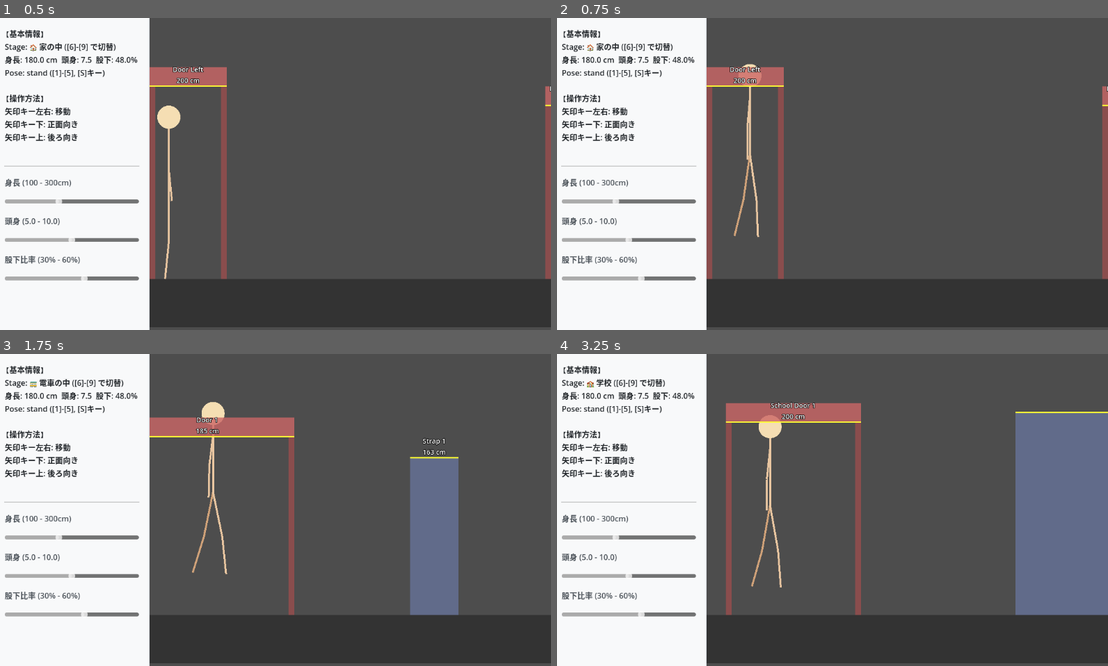
Above: before the commit, frames 1-4 (two rows, left to right).
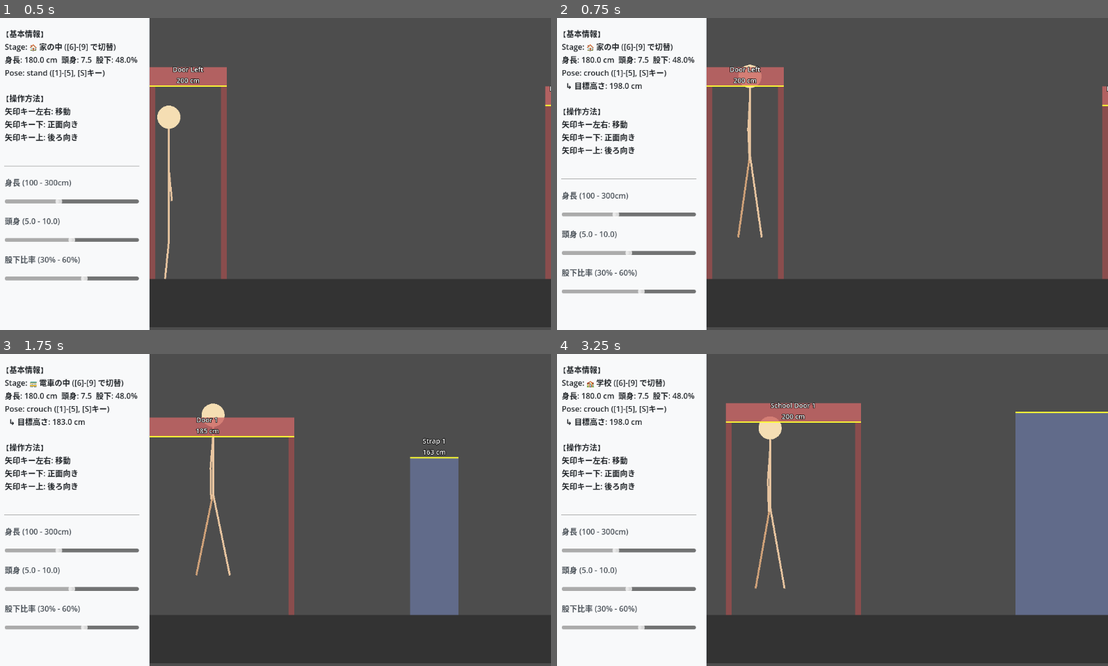
Above: after the commit, the same moments.

Repository: tinky44/TLS_3D
Game: Godot game, scene res://Main.tscn
The game is run twice, just before and just after one commit, with the same random seed, the same clock (stepped at 60 frames per second) and the same inputs.
Inputs:
- Up to frame 1 (0.5 s): no input
- Up to frame 2 (0.75 s): tap Enter (ui_accept) at 0.5 s; hold Right (ui_right) from 0.53 s (still down); hold 6 from 0.53 s (still down)
- Up to frame 3 (1.75 s): keep holding Right (ui_right); tap Enter (ui_accept) at 0.77, 1.52 s; release 6 at 1.28 s; tap 7 at 1.35 s
- Up to frame 4 (3.25 s): release Right (ui_right) at 2.03 s; hold Left (ui_left) 2.03-2.78 s; hold 8 2.03-2.78 s; tap Enter (ui_accept) at 2.75, 3.02 s; hold Right (ui_right) from 2.78 s (still down); tap 9 at 2.85 s

Frame 1 is identical in both runs. In frame 2, 4.1% of the frame differs, in the area x 0-38%, y 14-89%; in frame 3, 4.2%, in the area x 0-42%, y 15-89%; in frame 4, 4.1%.

Commit message:
fix: ドアの下や薄い障害物で屈み判定が抜ける問題を修正
- 前方・天井検知用RayCast2Dの hit_from_inside を true に設定
- 天井判定レーダーの長さを身長の7割まで延長して、立った瞬間に突き抜けないよう修正

Co-Authored-By: gemini <218195315+gemini-cli@users.noreply.github.com>

Diff:
--- a/godot-project/scripts/SkeletalPlayer.gd
+++ b/godot-project/scripts/SkeletalPlayer.gd
@@ -119,14 +119,17 @@
         ray.target_position = Vector2(look_ahead_px, 0)
         # 障害物はレイヤー2に配置する想定（頭上のみレイヤー2等）
         ray.collision_mask = 2 | 1
+        ray.hit_from_inside = true # 薄いColliderの内部からでも拾えるように
         add_child(ray)
         sensors.append(ray)
 
-    # 天井検知用レーダー (立ち上がる時用)
+    # 天井検知用レーダー (立ち上がる時用) - 上方向へ飛ばす
     var ceil_ray = RayCast2D.new()
     ceil_ray.position = Vector2(0, -m["height"] * 0.5 * CM_TO_PX)
-    ceil_ray.target_position = Vector2(0, -m["height"] * 0.55 * CM_TO_PX)
+    # 真上に向かって、身長の1.2倍くらいまでチェック
+    ceil_ray.target_position = Vector2(0, -m["height"] * 0.7 * CM_TO_PX)
     ceil_ray.collision_mask = 2 | 1
+    ceil_ray.hit_from_inside = true
     add_child(ceil_ray)
     sensors.append(ceil_ray) # index 4
 
